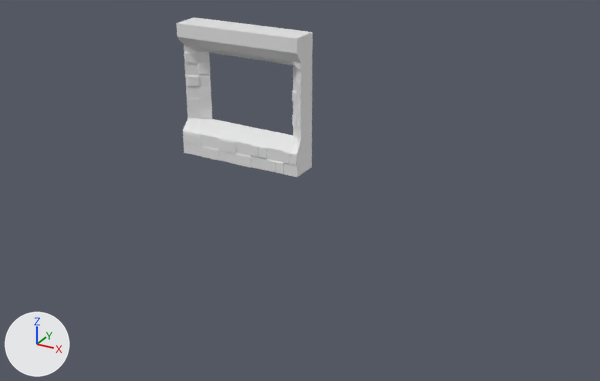
Before and after pictures for a commit that changed the Blender file Window.blend.
Camera for both pictures: a 50 mm lens placed at (8.16, -12.96, 5.95), pointed at (0.69, 0.61, -0.84). Arrows for +X, +Y and +Z are at lower left; the lights stay in place. The picture after the commit comes second.
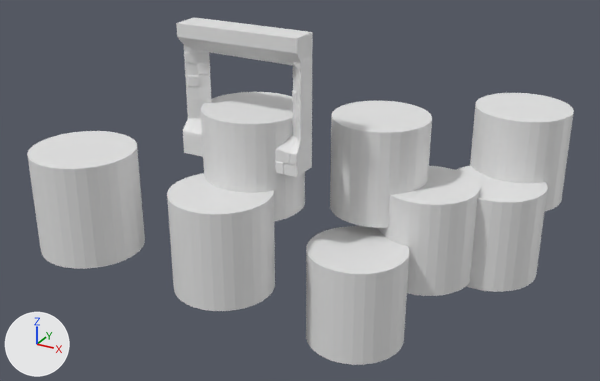
What differs and where, as boxes [x1, y1, x2, y2] in the pictures (600 x 381 px):
'Cube', reshaped (297% wider, 117% taller)
    before: [176, 17, 313, 177]
    after: [27, 17, 574, 365]
part 1 of me_cube_001, added
    after: [27, 131, 145, 269]
part 2 of me_cube_001, added
    after: [167, 173, 275, 311]
part 3 of me_cube_001, added
    after: [377, 166, 480, 296]
part 4 of me_cube_001, added
    after: [330, 101, 432, 228]
part 5 of me_cube_001, added
    after: [306, 226, 409, 365]
part 6 of me_cube_001, added
    after: [456, 165, 548, 292]
part 7 of me_cube_001, added
    after: [470, 93, 574, 211]
part 8 of me_cube_001, added
    after: [201, 92, 305, 222]

The change, as a diff of the scene's bpy script:
```diff
--- a/Window.blend.py
+++ b/Window.blend.py
@@ me_cube_001 @@
 # used by ob_cube; location = (0.0, 0.0, 0.23); scale = (1.28, -0.57, 2.36)
-me_cube_001.from_pydata(...)  # 289 vertices, 246 faces; spans x -1.0..1.01, y -0.1..1.03, z -0.09..1.0
+me_cube_001.from_pydata(...)  # 801 vertices, 518 faces; spans x -2.69..4.08, y -8.61..5.49, z -1.62..1.0
+# me_cube_001 part 1: a new loose piece, a 32-sided cylinder along z spanning x -2.69..-1.13, y 1.98..5.49, z -0.77..0.07
+# me_cube_001 part 2: a new loose piece, a 32-sided cylinder along z spanning x -0.83..0.73, y 0.21..3.72, z -1.1..-0.25
+# me_cube_001 part 3: a new loose piece, a 32-sided cylinder along z spanning x 1.58..3.14, y -4.84..-1.33, z -1.22..-0.37
+# me_cube_001 part 4: a new loose piece, a 32-sided cylinder along z spanning x 0.74..2.31, y -4.72..-1.21, z -0.67..0.18
+# me_cube_001 part 5: a new loose piece, a 32-sided cylinder along z spanning x 0.94..2.5, y -2.09..1.42, z -1.62..-0.77
+# me_cube_001 part 6: a new loose piece, a 32-sided cylinder along z spanning x 2.44..4.0, y -6.62..-3.11, z -1.27..-0.42
+# me_cube_001 part 7: a new loose piece, a 32-sided cylinder along z spanning x 2.52..4.08, y -8.61..-5.1, z -0.71..0.14
+# me_cube_001 part 8: a new loose piece, a 32-sided cylinder along z spanning x -0.78..0.78, y -1.75..1.75, z -0.52..0.33
```
